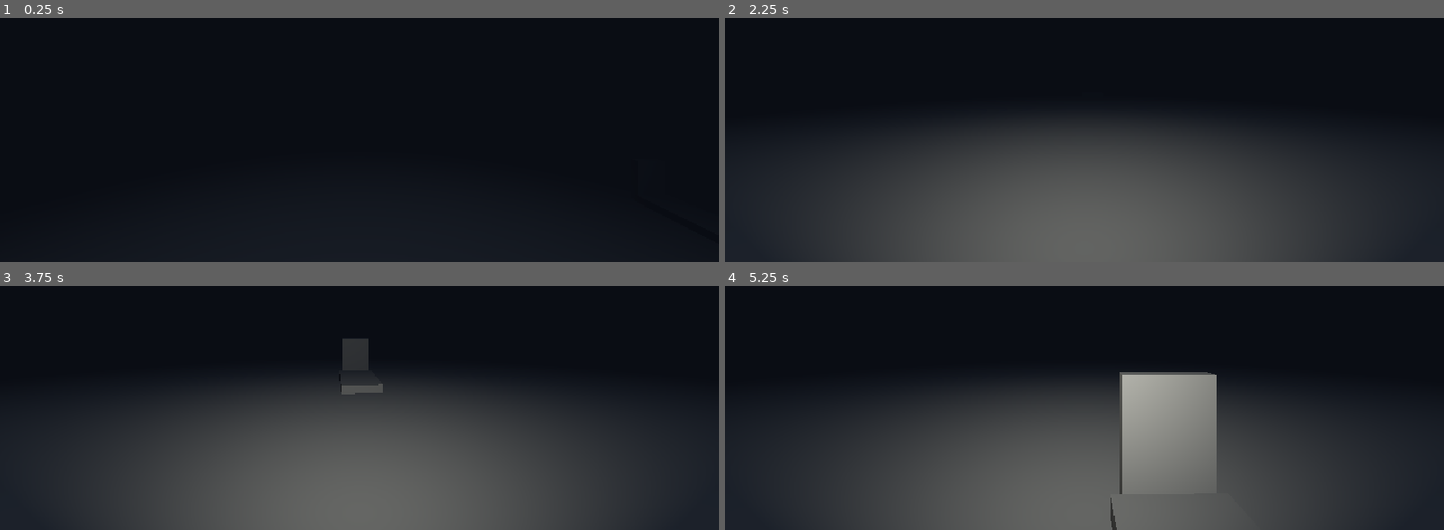
Above: before the commit, frames 1-4 (two rows, left to right).
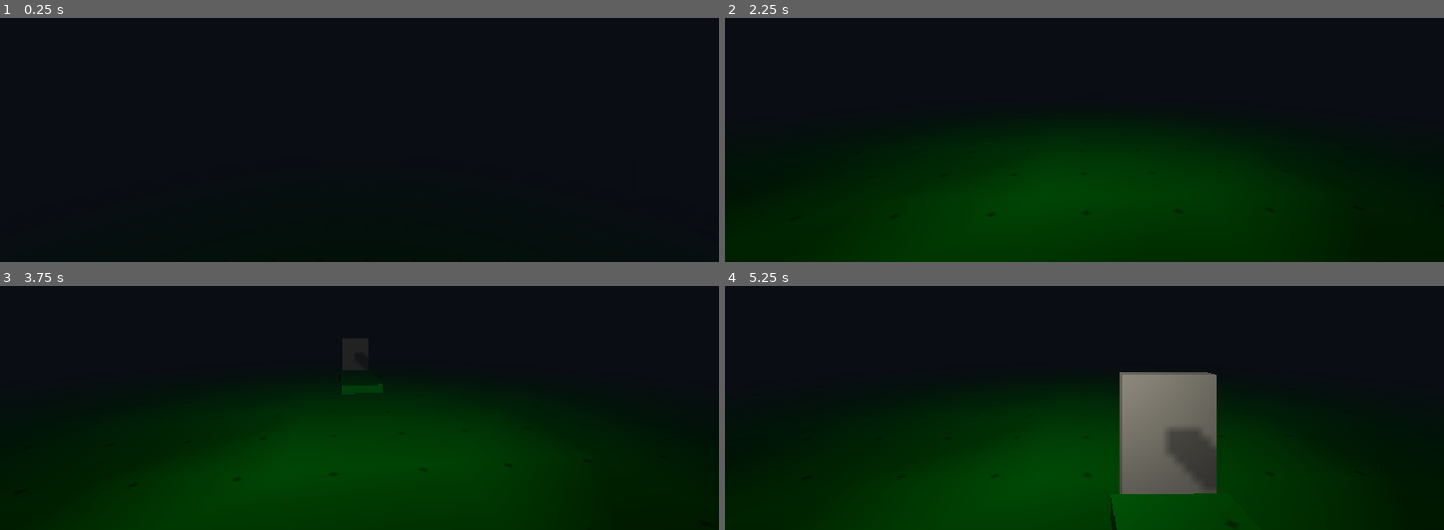
Above: after the commit, the same moments.

Repository: SolemnSintres/GD3D_Underground_Z
Game: Godot game, scene res://scenes/world.tscn
The game is run twice, just before and just after one commit, with the same random seed, the same clock (stepped at 60 frames per second) and the same inputs.
Inputs (mouse positions are in pixels of both pictures, inside the frame that each line leads up to):
- Up to frame 1 (0.25 s): no input
- Up to frame 2 (2.25 s): tap Enter at 0.5 s; move the mouse to (1120, 59) at 0.52 s; hold W (move_forward) from 0.53 s (still down); tap F (flashlight) at 0.6, 1.35, 2.1 s; move the mouse to (1048, 61) at 1.27 s; tap Space at 2 s; move the mouse to (1098, 52) at 2.02 s
- Up to frame 3 (3.75 s): keep holding W (move_forward); move the mouse to (352, 334) at 2.77 s; tap F (flashlight) at 2.85, 3.6 s; tap Enter at 3.5 s; move the mouse to (409, 332) at 3.52 s
- Up to frame 4 (5.25 s): keep holding W (move_forward); move the mouse to (1026, 322) at 4.27 s; tap F (flashlight) at 4.35, 5.1 s; move the mouse to (1091, 327) at 5.02 s

The runs differ from the first frame. In frame 1, 2.2% of the frame differs, in the area x 31-69%, y 91-100%; in frame 2, 54%; in frame 3, 56%, in the area x 0-100%, y 27-100%; in frame 4, 56%.

Commit message:
Added Material and PS1 vibe

Diff:
--- /dev/null
+++ b/materials/ground.tres
@@ -0,0 +1,10 @@
+[gd_resource type="StandardMaterial3D" format=3 uid="uid://d4cxflg1jbrou"]
+
+[ext_resource type="Texture2D" uid="uid://bwb7g2u21gugp" path="res://textures/ground.png" id="1_xygne"]
+
+[resource]
+shading_mode = 2
+albedo_texture = ExtResource("1_xygne")
+metallic_specular = 0.0
+uv1_triplanar = true
+uv1_world_triplanar = true
--- /dev/null
+++ b/materials/stone.tres
@@ -0,0 +1,11 @@
+[gd_resource type="StandardMaterial3D" format=3 uid="uid://bidsrdaqbc48v"]
+
+[ext_resource type="Texture2D" uid="uid://dpabap3kpaej5" path="res://textures/stone.png" id="1_2f13b"]
+
+[resource]
+shading_mode = 2
+albedo_texture = ExtResource("1_2f13b")
+metallic_specular = 0.0
+uv1_scale = Vector3(0.115, 0.115, 0.115)
+uv1_triplanar = true
+uv1_world_triplanar = true
--- a/project.godot
+++ b/project.godot
@@ -12,7 +12,7 @@
 
 config/name="6FootUnder"
 run/main_scene="uid://d0s60srisg7g"
-config/features=PackedStringArray("4.7", "Forward Plus")
+config/features=PackedStringArray("4.6", "Forward Plus")
 config/icon="res://ui/icon.svg"
 
 [display]
--- a/scenes/grave.tscn
+++ b/scenes/grave.tscn
@@ -1,6 +1,11 @@
 [gd_scene format=3 uid="uid://dfdg1u71e5l2q"]
 
 [ext_resource type="Script" uid="uid://cviug10i1rteo" path="res://scripts/grave.gd" id="1_qpo7b"]
+[ext_resource type="Texture2D" uid="uid://dpabap3kpaej5" path="res://textures/stone.png" id="2_inmiy"]
+[ext_resource type="Material" uid="uid://d4cxflg1jbrou" path="res://materials/ground.tres" id="3_lhpym"]
+
+[sub_resource type="StandardMaterial3D" id="StandardMaterial3D_qe13i"]
+albedo_texture = ExtResource("2_inmiy")
 
 [sub_resource type="BoxMesh" id="BoxMesh_kdo1t"]
 size = Vector3(0.8, 1.2, 0.2)
@@ -16,6 +21,7 @@
 
 [node name="Headstone" type="MeshInstance3D" parent="." unique_id=700582077]
 transform = Transform3D(1, 0, 0, 0, 1, 0, 0, 0, 1, 0, 0.6, 0)
+material_override = SubResource("StandardMaterial3D_qe13i")
 mesh = SubResource("BoxMesh_kdo1t")
 
 [node name="CollisionShape3D" type="CollisionShape3D" parent="." unique_id=1862204226]
@@ -24,4 +30,5 @@
 
 [node name="Mound" type="MeshInstance3D" parent="." unique_id=749294345]
 transform = Transform3D(1, 0, 0, 0, 1, 0, 0, 0, 1, 0, 0.1, 1.1)
+material_override = ExtResource("3_lhpym")
 mesh = SubResource("BoxMesh_3ecyj")
--- a/scenes/player.tscn
+++ b/scenes/player.tscn
@@ -22,7 +22,7 @@
 transform = Transform3D(1, 0, 0, 0, 1, 0, 0, 0, 1, 0, 0, -0.37725154)
 visible = false
 light_color = Color(1, 0.99607843, 0.9411765, 1)
-light_energy = 3.0
+light_energy = 5.0
 spot_range = 10.0
 spot_angle = 60.0
 
--- a/scenes/world.tscn
+++ b/scenes/world.tscn
@@ -1,21 +1,28 @@
 [gd_scene format=3 uid="uid://d0s60srisg7g"]
 
 [ext_resource type="PackedScene" uid="uid://demdltfgt8e6n" path="res://scenes/player.tscn" id="1_nnsk1"]
+[ext_resource type="Material" uid="uid://bidsrdaqbc48v" path="res://materials/stone.tres" id="2_4wyf3"]
+[ext_resource type="Material" uid="uid://d4cxflg1jbrou" path="res://materials/ground.tres" id="2_k0juu"]
 [ext_resource type="PackedScene" uid="uid://dfdg1u71e5l2q" path="res://scenes/grave.tscn" id="2_rwgxs"]
 
 [sub_resource type="BoxMesh" id="BoxMesh_qu2x6"]
+material = ExtResource("2_k0juu")
 size = Vector3(60, 1, 60)
+subdivide_width = 30
+subdivide_depth = 30
 
 [sub_resource type="BoxShape3D" id="BoxShape3D_nnsk1"]
 size = Vector3(60, 1, 60)
 
 [sub_resource type="BoxMesh" id="BoxMesh_nnsk1"]
+material = ExtResource("2_4wyf3")
 size = Vector3(0.3, 2, 60)
 
 [sub_resource type="BoxShape3D" id="BoxShape3D_rwgxs"]
 size = Vector3(0.3, 2, 60)
 
 [sub_resource type="BoxMesh" id="BoxMesh_rwgxs"]
+material = ExtResource("2_4wyf3")
 size = Vector3(60, 2, 0.3)
 
 [sub_resource type="BoxShape3D" id="BoxShape3D_4wyf3"]
Binary file added: textures/ground.png
Not shown, added: textures/ground.png.import
Binary file added: textures/stone.png
Not shown, added: textures/stone.png.import
